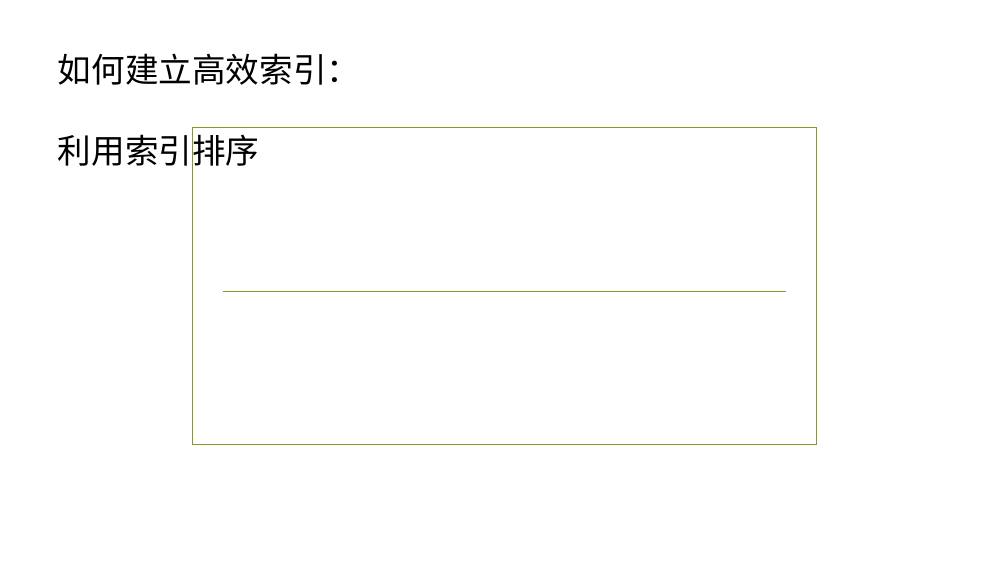
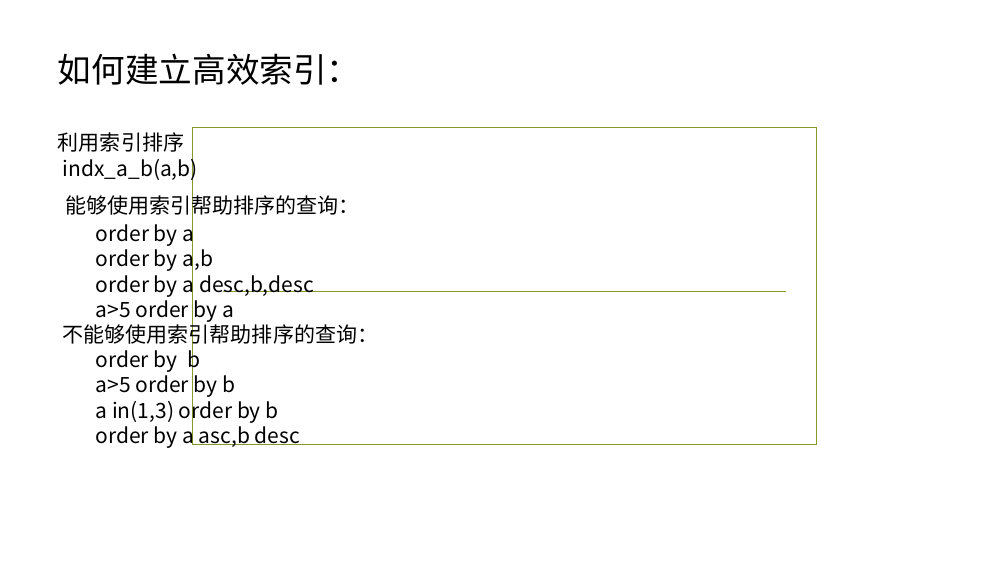
Before and after one commit to ronghuaihai/sharefiles, a slide deck: slide 19 of 数据库演示.pptx (slide 16 before the commit). Drawn at 1008x567 pixels with LibreOffice and Linux fonts; fonts in the diff are those of the drawing; background and template pictures are left out. Boxes give left, top, right and bottom in pixels: in the first picture for what was removed or moved away, otherwise in the second. Text is boxed around its words. In the diff, an @@ line names an element or a change of style, - is before the commit and + after.

```diff
--- a/数据库演示.pptx
+++ b/数据库演示.pptx
@@ text at bbox=[58, 132, 184, 152]: size 32 to 20 pt in "利用索引排序" @@
@@ text at bbox=[63, 155, 379, 448]: paragraphs added @@
+indx_a_b(a,b)
+能够使用索引帮助排序的查询：
+  order by a
+  order by a,b
+  order by a desc,b,desc
+  a>5 order by a
+不能够使用索引帮助排序的查询：
+order by b
+a>5 order by b
+a in(1,3) order by b
+order by a asc,b desc
```
Also in this commit, not shown: 1 other slide changed, 6 slides added, 4 other files.
